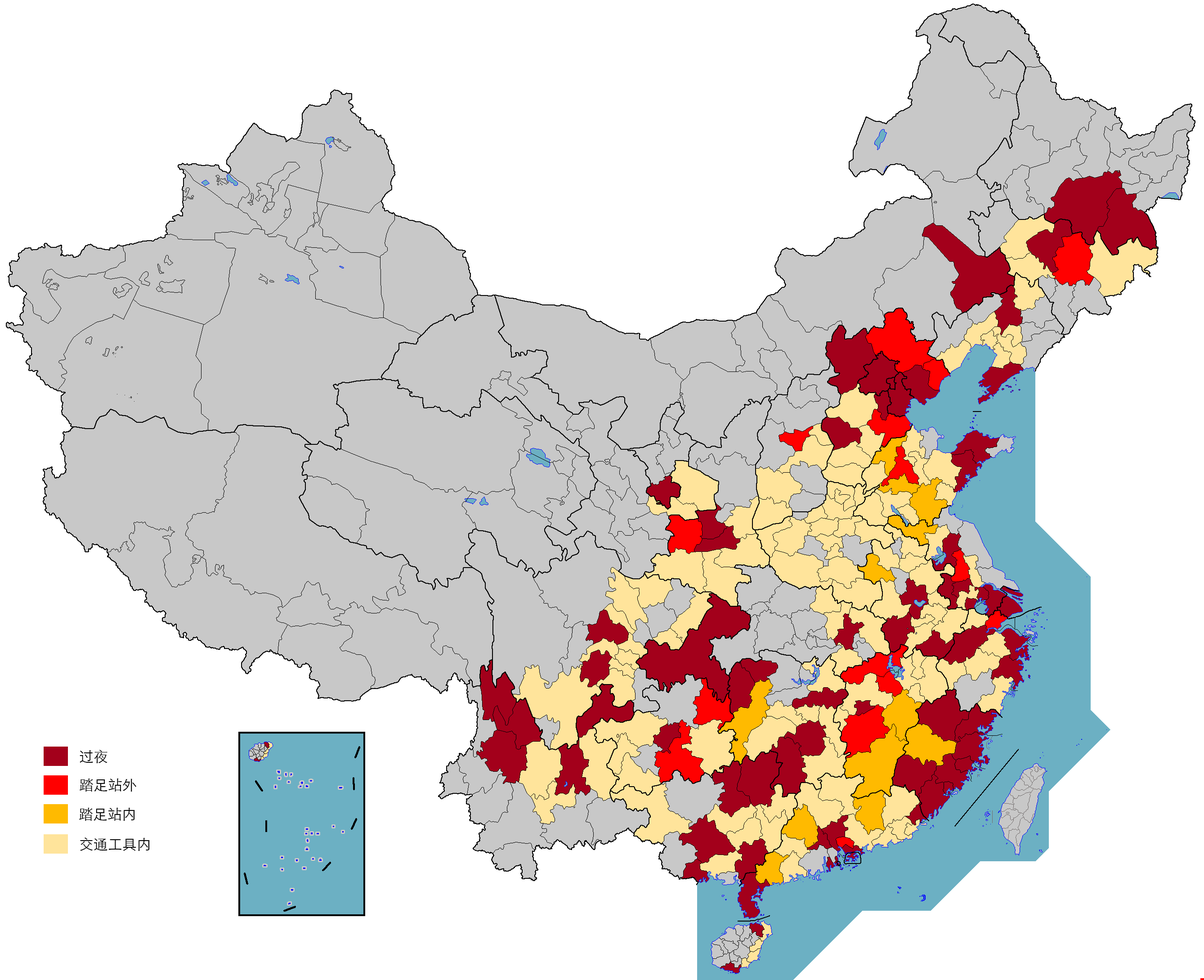
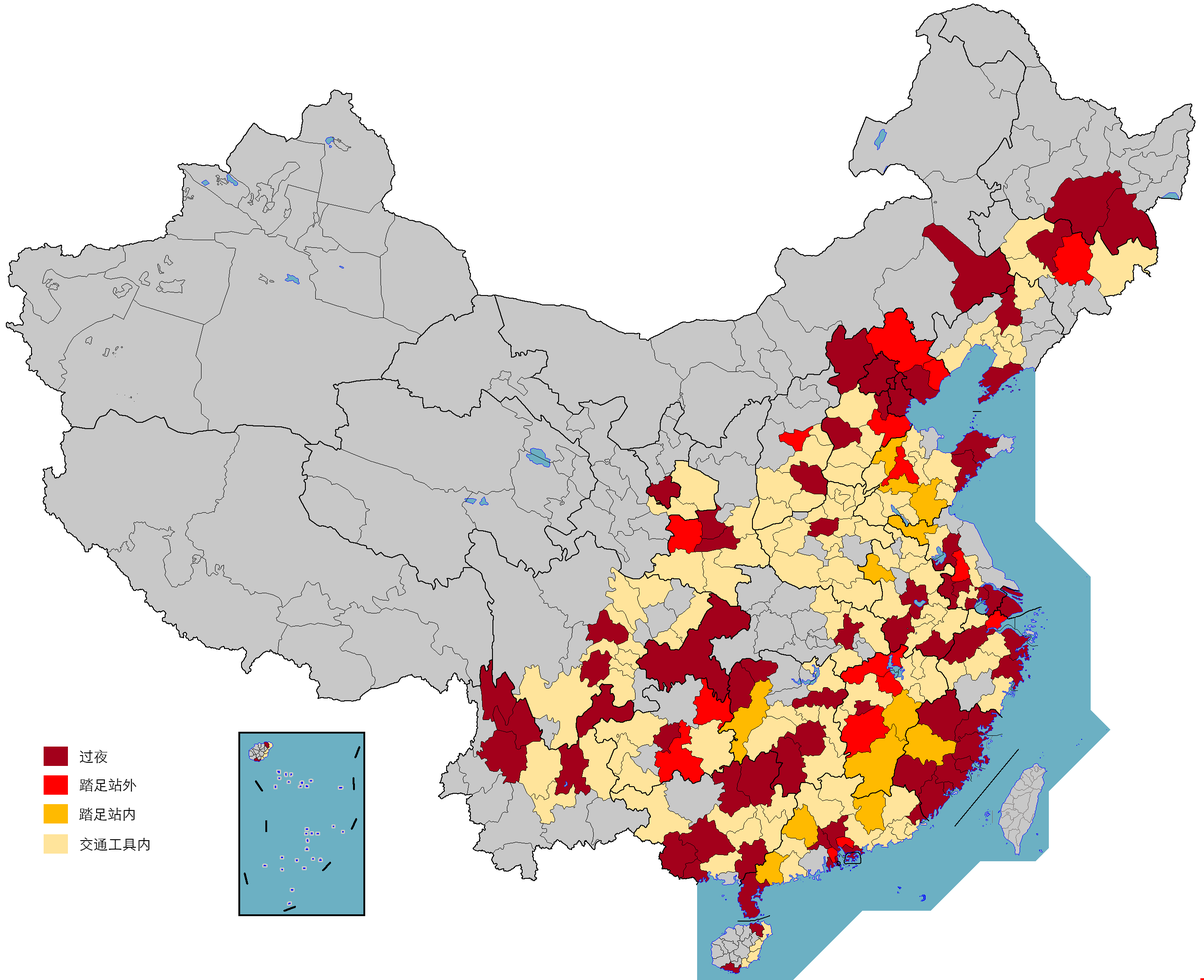
Comparing the layer stacks of the two 1204 x 980 images. Changes:
painted on "Background" over [659, 460, 840, 878]
